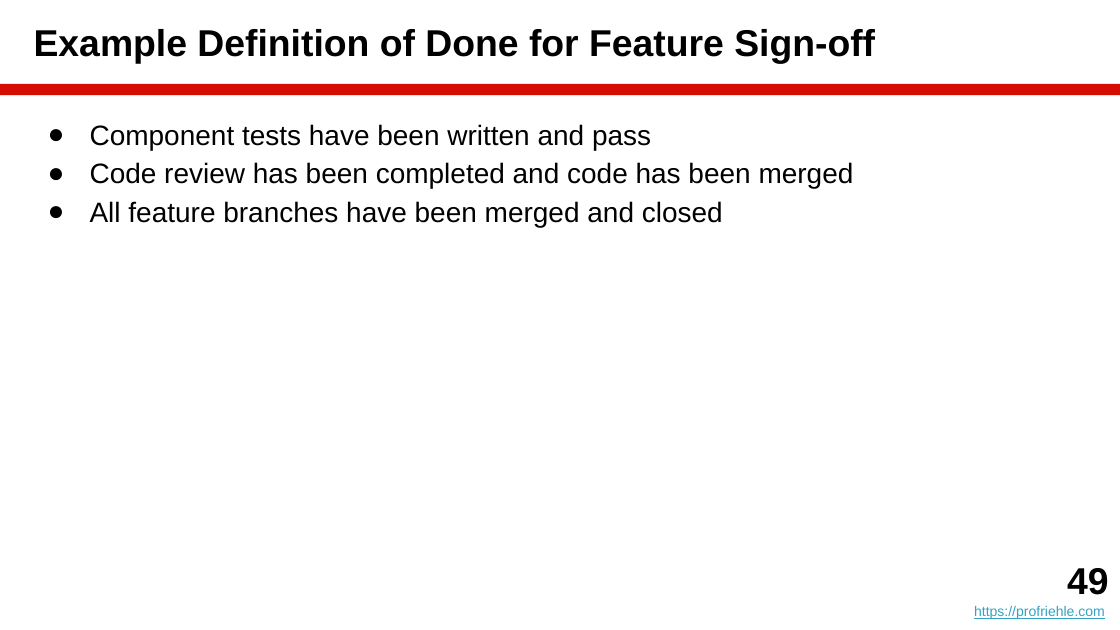
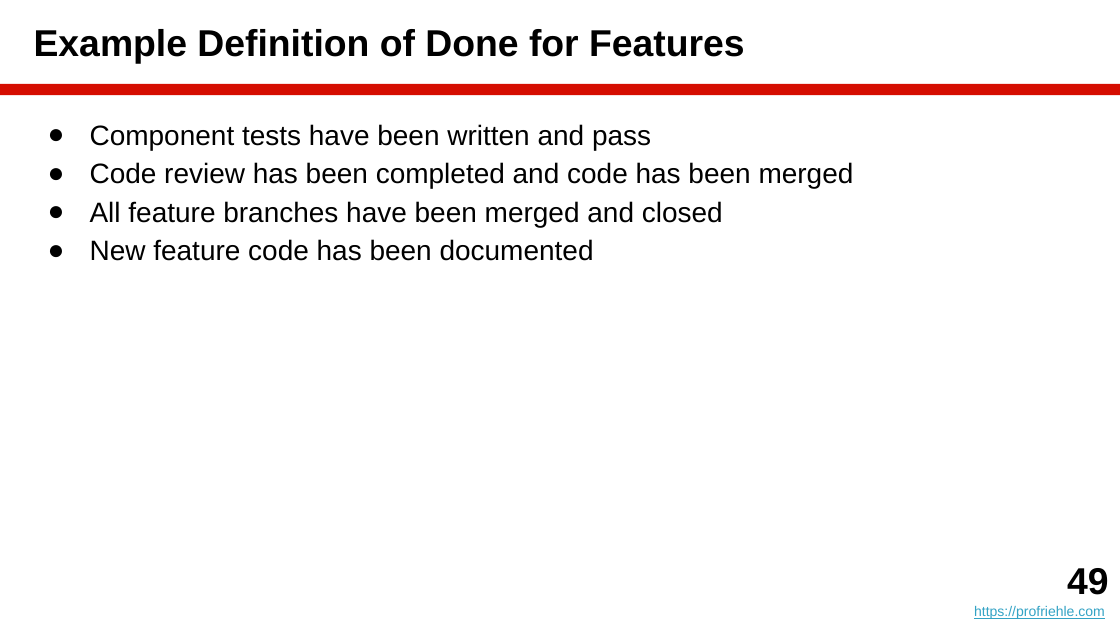
Before and after one commit to dirkriehle/amos-course, a slide deck: slide 49 of Lecture slides/AMOS B04 - Agile Planning.pptx. Drawn at 1120x630 pixels with LibreOffice and Linux fonts; fonts in the diff are those of the drawing. Boxes give left, top, right and bottom in pixels: in the first picture for what was removed or moved away, otherwise in the second. Text is boxed around its words. In the diff, an @@ line names an element or a change of style, - is before the commit and + after.

```diff
--- a/Lecture slides/AMOS B04 - Agile Planning.pptx
+++ b/Lecture slides/AMOS B04 - Agile Planning.pptx
@@ title at [34, 29, 745, 64]: text changed @@
-Example Definition of Done for Feature Sign-off
+Example Definition of Done for Features
@@ text at [90, 239, 594, 261]: paragraph added @@
+● New feature code has been documented
```
Also in this commit, not shown: 5 other slides changed, 14 other files.
